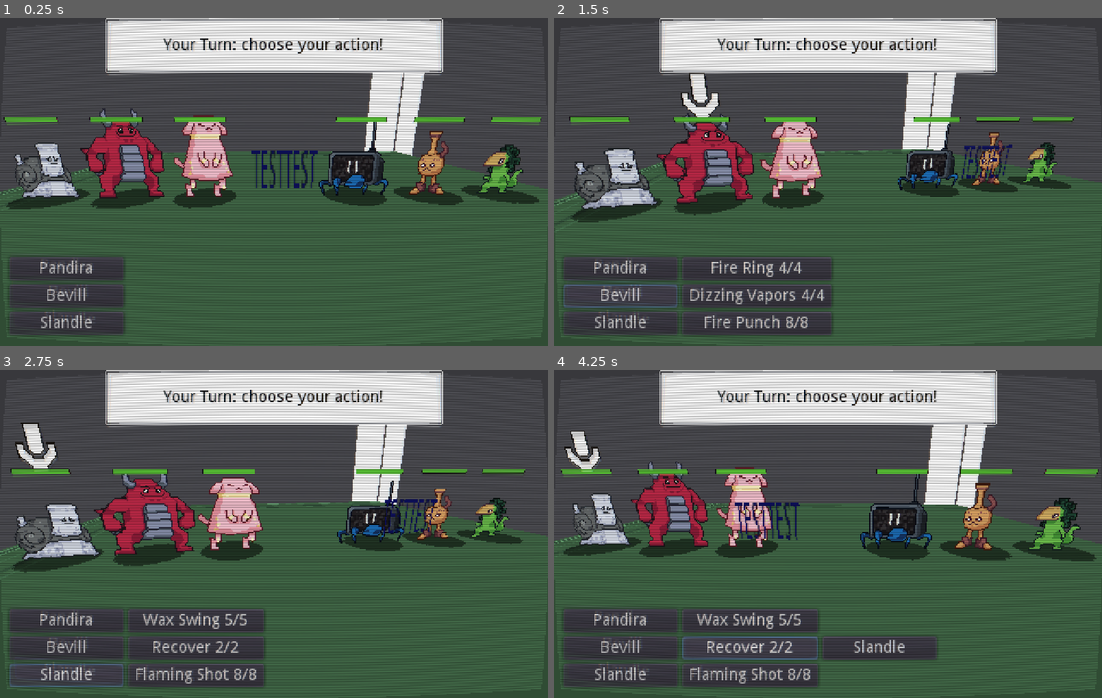
Above: before the commit, frames 1-4 (two rows, left to right).
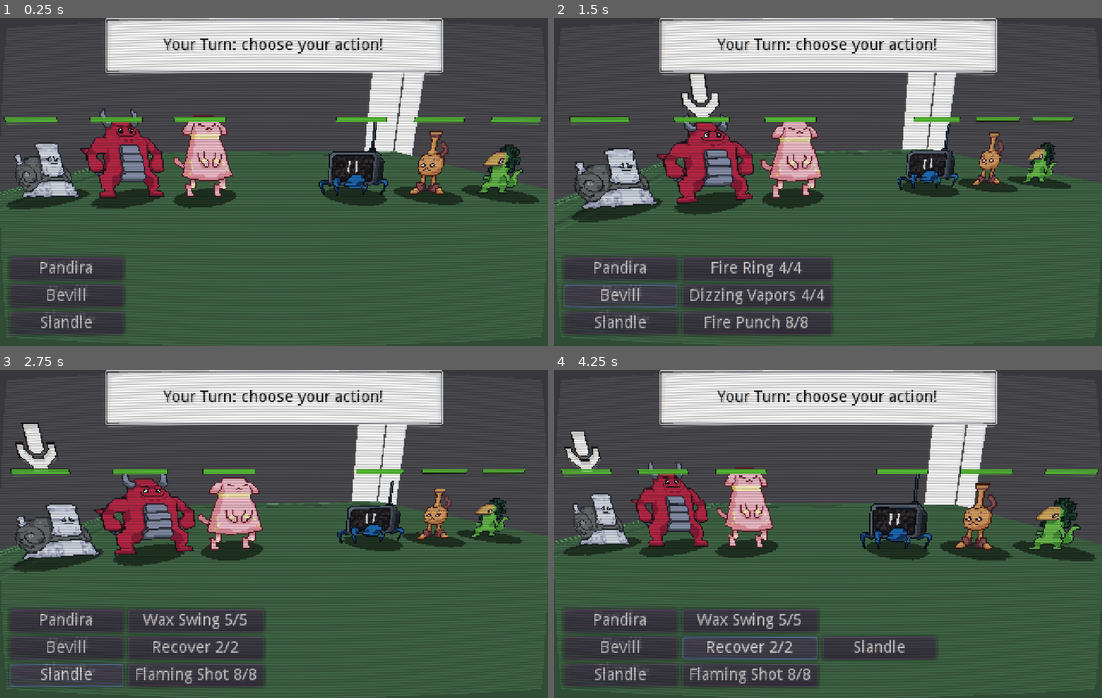
Above: after the commit, the same moments.

Repository: Hairic95/Yolky-RPG
Game: Godot game, scene res://Src/Scenes/BattleScene.tscn
Two runs of this game, one before a commit and one after it. Both use one fixed random seed, a clock stepped at 60 frames per second and the inputs below.
Inputs:
- Up to frame 1 (0.25 s): no input
- Up to frame 2 (1.5 s): click "Pandira" at 0.5 s; click "Bevill" at 1.25 s
- Up to frame 3 (2.75 s): click "Slandle" at 2 s
- Up to frame 4 (4.25 s): click "Wax Swing 5/5" at 2.75 s; click "Recover 2/2" at 3.5 s

The runs differ from the first frame. In frame 1, 0.4% of the frame differs, in the area x 45-58%, y 40-52%; in frame 2, 0.3%; in frame 3, 0.3%; in frame 4, 0.5%, in the area x 33-45%, y 40-52%.

Commit message:
fix

Diff:
--- a/Src/Scenes/BattleScene.tscn
+++ b/Src/Scenes/BattleScene.tscn
@@ -1,10 +1,9 @@
-[gd_scene load_steps=7 format=2]
+[gd_scene load_steps=6 format=2]
 
 [ext_resource path="res://Src/Scenes/BattleScene.gd" type="Script" id=1]
 [ext_resource path="res://Assets/Shaders/crt_effect.tres" type="Material" id=2]
 [ext_resource path="res://Src/BattleBackgrounds/BG.tscn" type="PackedScene" id=3]
 [ext_resource path="res://Assets/Textures/Backgrounds/placholder.png" type="Texture" id=4]
-[ext_resource path="res://Src/UIComponents/3DLabel.tscn" type="PackedScene" id=5]
 
 [sub_resource type="Animation" id=1]
 length = 8.0
@@ -42,9 +41,6 @@
 [node name="Background" type="Spatial" parent="."]
 
 [node name="BG" parent="Background" instance=ExtResource( 3 )]
-
-[node name="3DLabel" parent="Background" instance=ExtResource( 5 )]
-transform = Transform( -1, 0, -8.74228e-08, 0, 1, 0, 8.74228e-08, 0, -1, 0, 1.27983, -5 )
 
 [node name="Positions" type="Spatial" parent="."]
 
